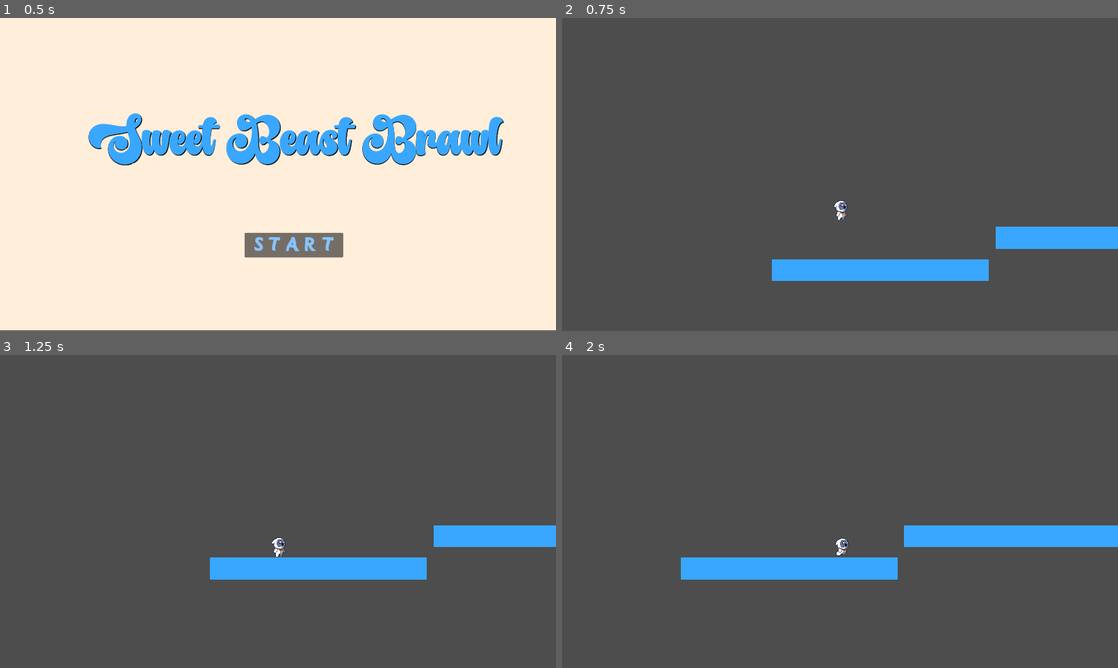
Above: before the commit, frames 1-4 (two rows, left to right).
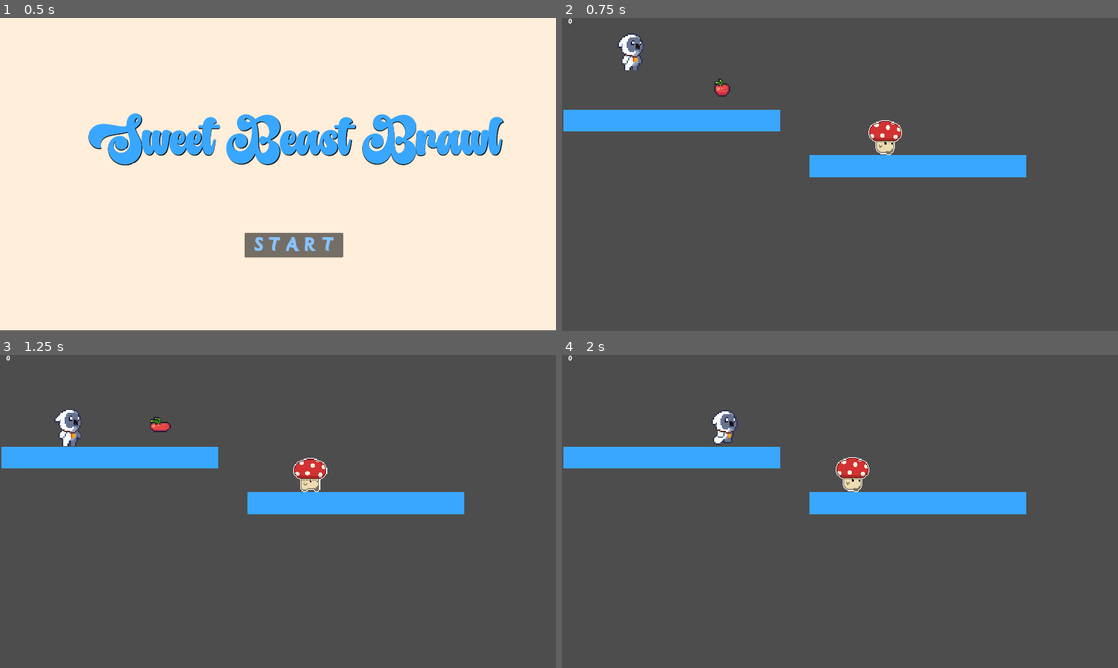
Above: after the commit, the same moments.

Repository: meolimpio/CT2_Platform
Game: Godot game, scene res://Scenes/menu_screen.tscn
The game is run twice, just before and just after one commit, with the same random seed, the same clock (stepped at 60 frames per second) and the same inputs.
Inputs:
- Up to frame 1 (0.5 s): no input
- Up to frame 2 (0.75 s): click "S T A R T" at 0.5 s
- Up to frame 3 (1.25 s): no input
- Up to frame 4 (2 s): hold D (move_right) from 1.28 s (still down); tap Space (jump) at 1.35, 1.52, 1.82 s

Frame 1 is identical in both runs. In frame 2, 11% of the frame differs, in the area x 0-100%, y 0-84%; in frame 3, 11%; in frame 4, 12%, in the area x 0-100%, y 0-72%.

Commit message:
Add enemy

Diff:
--- /dev/null
+++ b/Scenes/apple.tscn
@@ -0,0 +1,148 @@
+[gd_scene load_steps=22 format=3 uid="uid://cjwa5ajs3va3e"]
+
+[ext_resource type="Texture2D" uid="uid://dij0w7spp1pvi" path="res://Assets/Apple/Apple.png" id="1_7ycek"]
+[ext_resource type="Script" path="res://Scripts/apple.gd" id="1_py3kf"]
+
+[sub_resource type="AtlasTexture" id="AtlasTexture_8iyhd"]
+atlas = ExtResource("1_7ycek")
+region = Rect2(0, 0, 32, 32)
+
+[sub_resource type="AtlasTexture" id="AtlasTexture_ycmej"]
+atlas = ExtResource("1_7ycek")
+region = Rect2(32, 0, 32, 32)
+
+[sub_resource type="AtlasTexture" id="AtlasTexture_nvppp"]
+atlas = ExtResource("1_7ycek")
+region = Rect2(64, 0, 32, 32)
+
+[sub_resource type="AtlasTexture" id="AtlasTexture_2kpla"]
+atlas = ExtResource("1_7ycek")
+region = Rect2(96, 0, 32, 32)
+
+[sub_resource type="AtlasTexture" id="AtlasTexture_lvee0"]
+atlas = ExtResource("1_7ycek")
+region = Rect2(128, 0, 32, 32)
+
+[sub_resource type="AtlasTexture" id="AtlasTexture_hhece"]
+atlas = ExtResource("1_7ycek")
+region = Rect2(160, 0, 32, 32)
+
+[sub_resource type="AtlasTexture" id="AtlasTexture_0xenj"]
+atlas = ExtResource("1_7ycek")
+region = Rect2(192, 0, 32, 32)
+
+[sub_resource type="AtlasTexture" id="AtlasTexture_2lpjw"]
+atlas = ExtResource("1_7ycek")
+region = Rect2(224, 0, 32, 32)
+
+[sub_resource type="AtlasTexture" id="AtlasTexture_qal21"]
+atlas = ExtResource("1_7ycek")
+region = Rect2(256, 0, 32, 32)
+
+[sub_resource type="AtlasTexture" id="AtlasTexture_li4ai"]
+atlas = ExtResource("1_7ycek")
+region = Rect2(288, 0, 32, 32)
+
+[sub_resource type="AtlasTexture" id="AtlasTexture_5sqr4"]
+atlas = ExtResource("1_7ycek")
+region = Rect2(320, 0, 32, 32)
+
+[sub_resource type="AtlasTexture" id="AtlasTexture_33ajw"]
+atlas = ExtResource("1_7ycek")
+region = Rect2(352, 0, 32, 32)
+
+[sub_resource type="AtlasTexture" id="AtlasTexture_f3klc"]
+atlas = ExtResource("1_7ycek")
+region = Rect2(384, 0, 32, 32)
+
+[sub_resource type="AtlasTexture" id="AtlasTexture_64vlx"]
+atlas = ExtResource("1_7ycek")
+region = Rect2(416, 0, 32, 32)
+
+[sub_resource type="AtlasTexture" id="AtlasTexture_m4b3j"]
+atlas = ExtResource("1_7ycek")
+region = Rect2(448, 0, 32, 32)
+
+[sub_resource type="AtlasTexture" id="AtlasTexture_nfikf"]
+atlas = ExtResource("1_7ycek")
+region = Rect2(480, 0, 32, 32)
+
+[sub_resource type="AtlasTexture" id="AtlasTexture_kd4ku"]
+atlas = ExtResource("1_7ycek")
+region = Rect2(512, 0, 32, 32)
+
+[sub_resource type="SpriteFrames" id="SpriteFrames_xuuxn"]
+animations = [{
+"frames": [{
+"duration": 1.0,
+"texture": SubResource("AtlasTexture_8iyhd")
+}, {
+"duration": 1.0,
+"texture": SubResource("AtlasTexture_ycmej")
+}, {
+"duration": 1.0,
+"texture": SubResource("AtlasTexture_nvppp")
+}, {
+"duration": 1.0,
+"texture": SubResource("AtlasTexture_2kpla")
+}, {
+"duration": 1.0,
+"texture": SubResource("AtlasTexture_lvee0")
+}, {
+"duration": 1.0,
+"texture": SubResource("AtlasTexture_hhece")
+}, {
+"duration": 1.0,
+"texture": SubResource("AtlasTexture_0xenj")
+}, {
+"duration": 1.0,
+"texture": SubResource("AtlasTexture_2lpjw")
+}, {
+"duration": 1.0,
+"texture": SubResource("AtlasTexture_qal21")
+}, {
+"duration": 1.0,
+"texture": SubResource("AtlasTexture_li4ai")
+}, {
+"duration": 1.0,
+"texture": SubResource("AtlasTexture_5sqr4")
+}, {
+"duration": 1.0,
+"texture": SubResource("AtlasTexture_33ajw")
+}, {
+"duration": 1.0,
+"texture": SubResource("AtlasTexture_f3klc")
+}, {
+"duration": 1.0,
+"texture": SubResource("AtlasTexture_64vlx")
+}, {
+"duration": 1.0,
+"texture": SubResource("AtlasTexture_m4b3j")
+}, {
+"duration": 1.0,
+"texture": SubResource("AtlasTexture_nfikf")
+}, {
+"duration": 1.0,
+"texture": SubResource("AtlasTexture_kd4ku")
+}],
+"loop": true,
+"name": &"default",
+"speed": 20.0
+}]
+
+[sub_resource type="CircleShape2D" id="CircleShape2D_4m06k"]
+
+[node name="Apple" type="Area2D"]
+scale = Vector2(3, 3)
+script = ExtResource("1_py3kf")
+
+[node name="AnimatedSprite2D" type="AnimatedSprite2D" parent="."]
+sprite_frames = SubResource("SpriteFrames_xuuxn")
+autoplay = "default"
+frame_progress = 0.786069
+
+[node name="CollisionShape2D" type="CollisionShape2D" parent="."]
+position = Vector2(0, -1)
+shape = SubResource("CircleShape2D_4m06k")
+
+[connection signal="body_entered" from="." to="." method="_on_body_entered"]
--- /dev/null
+++ b/Scenes/enemy.tscn
@@ -0,0 +1,141 @@
+[gd_scene load_steps=7 format=3 uid="uid://cwguyv3s4jcin"]
+
+[ext_resource type="Texture2D" uid="uid://qk2uyqth0y6u" path="res://Assets/Enemy/cute mushroom walk.png" id="1_1lp56"]
+[ext_resource type="Script" path="res://Scripts/enemy.gd" id="1_bygqa"]
+
+[sub_resource type="CircleShape2D" id="CircleShape2D_5sl54"]
+radius = 42.0476
+
+[sub_resource type="Animation" id="Animation_6hq30"]
+resource_name = "walk"
+length = 0.35
+loop_mode = 1
+tracks/0/type = "value"
+tracks/0/imported = false
+tracks/0/enabled = true
+tracks/0/path = NodePath("texture:texture")
+tracks/0/interp = 1
+tracks/0/loop_wrap = true
+tracks/0/keys = {
+"times": PackedFloat32Array(0),
+"transitions": PackedFloat32Array(1),
+"update": 1,
+"values": [ExtResource("1_1lp56")]
+}
+tracks/1/type = "value"
+tracks/1/imported = false
+tracks/1/enabled = true
+tracks/1/path = NodePath("texture:hframes")
+tracks/1/interp = 1
+tracks/1/loop_wrap = true
+tracks/1/keys = {
+"times": PackedFloat32Array(0),
+"transitions": PackedFloat32Array(1),
+"update": 1,
+"values": [4]
+}
+tracks/2/type = "value"
+tracks/2/imported = false
+tracks/2/enabled = true
+tracks/2/path = NodePath("texture:vframes")
+tracks/2/interp = 1
+tracks/2/loop_wrap = true
+tracks/2/keys = {
+"times": PackedFloat32Array(0),
+"transitions": PackedFloat32Array(1),
+"update": 1,
+"values": [1]
+}
+tracks/3/type = "value"
+tracks/3/imported = false
+tracks/3/enabled = true
+tracks/3/path = NodePath("texture:frame")
+tracks/3/interp = 1
+tracks/3/loop_wrap = true
+tracks/3/keys = {
+"times": PackedFloat32Array(0, 0.1, 0.2, 0.3),
+"transitions": PackedFloat32Array(1, 1, 1, 1),
+"update": 1,
+"values": [0, 1, 2, 3]
+}
+
+[sub_resource type="Animation" id="Animation_7tkfg"]
+length = 0.001
+tracks/0/type = "value"
+tracks/0/imported = false
+tracks/0/enabled = true
+tracks/0/path = NodePath("texture:texture")
+tracks/0/interp = 1
+tracks/0/loop_wrap = true
+tracks/0/keys = {
+"times": PackedFloat32Array(0),
+"transitions": PackedFloat32Array(1),
+"update": 1,
+"values": [ExtResource("1_1lp56")]
+}
+tracks/1/type = "value"
+tracks/1/imported = false
+tracks/1/enabled = true
+tracks/1/path = NodePath("texture:hframes")
+tracks/1/interp = 1
+tracks/1/loop_wrap = true
+tracks/1/keys = {
+"times": PackedFloat32Array(0),
+"transitions": PackedFloat32Array(1),
+"update": 1,
+"values": [4]
+}
+tracks/2/type = "value"
+tracks/2/imported = false
+tracks/2/enabled = true
+tracks/2/path = NodePath("texture:vframes")
+tracks/2/interp = 1
+tracks/2/loop_wrap = true
+tracks/2/keys = {
+"times": PackedFloat32Array(0),
+"transitions": PackedFloat32Array(1),
+"update": 1,
+"values": [1]
+}
+tracks/3/type = "value"
+tracks/3/imported = false
+tracks/3/enabled = true
+tracks/3/path = NodePath("texture:frame")
+tracks/3/interp = 1
+tracks/3/loop_wrap = true
+tracks/3/keys = {
+"times": PackedFloat32Array(0),
+"transitions": PackedFloat32Array(1),
+"update": 1,
+"values": [0]
+}
+
+[sub_resource type="AnimationLibrary" id="AnimationLibrary_s61xy"]
+_data = {
+"RESET": SubResource("Animation_7tkfg"),
+"walk": SubResource("Animation_6hq30")
+}
+
+[node name="Enemy" type="CharacterBody2D"]
+script = ExtResource("1_bygqa")
+
+[node name="texture" type="Sprite2D" parent="."]
+position = Vector2(0, -40)
+scale = Vector2(2, 2)
+texture = ExtResource("1_1lp56")
+hframes = 4
+
+[node name="CollisionShape2D" type="CollisionShape2D" parent="."]
+position = Vector2(-2, -41)
+shape = SubResource("CircleShape2D_5sl54")
+
+[node name="AnimationPlayer" type="AnimationPlayer" parent="."]
+autoplay = "walk"
+speed_scale = 0.5
+libraries = {
+"": SubResource("AnimationLibrary_s61xy")
+}
+
+[node name="ground_check" type="RayCast2D" parent="."]
+position = Vector2(21, -10)
+target_position = Vector2(0, 20)
--- a/Scenes/game.tscn
+++ b/Scenes/game.tscn
@@ -1,6 +1,9 @@
-[gd_scene load_steps=4 format=3 uid="uid://by2qmrxy5l5uf"]
+[gd_scene load_steps=7 format=3 uid="uid://by2qmrxy5l5uf"]
 
 [ext_resource type="PackedScene" uid="uid://b8cm8ptgn3skl" path="res://Scenes/player.tscn" id="1_1i7mh"]
+[ext_resource type="PackedScene" uid="uid://cjwa5ajs3va3e" path="res://Scenes/apple.tscn" id="2_7ug0p"]
+[ext_resource type="FontFile" uid="uid://fmushw6v5lf4" path="res://Assets/Fonts/MANOLETE.ttf" id="3_04biv"]
+[ext_resource type="PackedScene" uid="uid://cwguyv3s4jcin" path="res://Scenes/enemy.tscn" id="4_oxwan"]
 
 [sub_resource type="BoxMesh" id="BoxMesh_yjyc7"]
 size = Vector3(500, 50, 100)
@@ -13,25 +16,50 @@
 [node name="Player" parent="." instance=ExtResource("1_1i7mh")]
 position = Vector2(104, 22)
 
-[node name="Platform" type="StaticBody2D" parent="."]
+[node name="Apple" parent="." instance=ExtResource("2_7ug0p")]
+position = Vector2(369, 166)
 
-[node name="MeshInstance2D" type="MeshInstance2D" parent="Platform"]
+[node name="Platforms" type="Node" parent="."]
+
+[node name="Platform" type="StaticBody2D" parent="Platforms"]
+
+[node name="MeshInstance2D" type="MeshInstance2D" parent="Platforms/Platform"]
 modulate = Color(0.223529, 0.654902, 1, 1)
 position = Vector2(253, 236)
 mesh = SubResource("BoxMesh_yjyc7")
 
-[node name="CollisionShape2D" type="CollisionShape2D" parent="Platform"]
+[node name="CollisionShape2D" type="CollisionShape2D" parent="Platforms/Platform"]
 position = Vector2(252.75, 236)
 shape = SubResource("RectangleShape2D_ayik1")
 
-[node name="Platform2" type="StaticBody2D" parent="."]
-position = Vector2(515, -74)
+[node name="Platform2" type="StaticBody2D" parent="Platforms"]
+position = Vector2(566, 105)
 
-[node name="MeshInstance2D" type="MeshInstance2D" parent="Platform2"]
+[node name="MeshInstance2D" type="MeshInstance2D" parent="Platforms/Platform2"]
 modulate = Color(0.223529, 0.654902, 1, 1)
 position = Vector2(253, 236)
 mesh = SubResource("BoxMesh_yjyc7")
 
-[node name="CollisionShape2D" type="CollisionShape2D" parent="Platform2"]
+[node name="CollisionShape2D" type="CollisionShape2D" parent="Platforms/Platform2"]
 position = Vector2(252.75, 236)
 shape = SubResource("RectangleShape2D_ayik1")
+
+[node name="Enemy" parent="." instance=ExtResource("4_oxwan")]
+position = Vector2(755, 318)
+
+[node name="GUI" type="Control" parent="."]
+layout_mode = 3
+anchors_preset = 0
+offset_right = 187.0
+offset_bottom = 68.0
+
+[node name="Counter" type="Label" parent="GUI"]
+layout_mode = 1
+anchors_preset = -1
+offset_top = -1.0
+offset_right = 40.0
+offset_bottom = 22.0
+theme_override_fonts/font = ExtResource("3_04biv")
+text = "0
+"
+horizontal_alignment = 1
--- a/Scenes/player.tscn
+++ b/Scenes/player.tscn
@@ -1,13 +1,64 @@
 [gd_scene load_steps=11 format=3 uid="uid://b8cm8ptgn3skl"]
 
 [ext_resource type="Script" path="res://Scripts/player.gd" id="1_ct6dj"]
-[ext_resource type="Texture2D" uid="uid://daub1wpxgdvft" path="res://Assets/Textures/Idle.png" id="2_eojr4"]
-[ext_resource type="Texture2D" uid="uid://dhxd4mtukuqad" path="res://Assets/Textures/Jump.png" id="3_34udm"]
-[ext_resource type="Texture2D" uid="uid://4ujdvjwxtmhl" path="res://Assets/Textures/Run.png" id="4_n1ix1"]
+[ext_resource type="Texture2D" uid="uid://daub1wpxgdvft" path="res://Assets/Player/Idle.png" id="2_5nter"]
+[ext_resource type="Texture2D" uid="uid://dhxd4mtukuqad" path="res://Assets/Player/Jump.png" id="3_f0asr"]
+[ext_resource type="Texture2D" uid="uid://4ujdvjwxtmhl" path="res://Assets/Player/Run.png" id="4_26wif"]
 
 [sub_resource type="CapsuleShape2D" id="CapsuleShape2D_7vhvd"]
-radius = 18.0
-height = 46.0
+radius = 30.0
+height = 86.0
+
+[sub_resource type="Animation" id="Animation_wy8dk"]
+length = 0.001
+tracks/0/type = "value"
+tracks/0/imported = false
+tracks/0/enabled = true
+tracks/0/path = NodePath("Sprite2D:frame")
+tracks/0/interp = 1
+tracks/0/loop_wrap = true
+tracks/0/keys = {
+"times": PackedFloat32Array(0),
+"transitions": PackedFloat32Array(1),
+"update": 0,
+"values": [0]
+}
+tracks/1/type = "value"
+tracks/1/imported = false
+tracks/1/enabled = true
+tracks/1/path = NodePath("Sprite2D:vframes")
+tracks/1/interp = 1
+tracks/1/loop_wrap = true
+tracks/1/keys = {
+"times": PackedFloat32Array(0),
+"transitions": PackedFloat32Array(1),
+"update": 0,
+"values": [1]
+}
+tracks/2/type = "value"
+tracks/2/imported = false
+tracks/2/enabled = true
+tracks/2/path = NodePath("Sprite2D:hframes")
+tracks/2/interp = 1
+tracks/2/loop_wrap = true
+tracks/2/keys = {
+"times": PackedFloat32Array(0),
+"transitions": PackedFloat32Array(1),
+"update": 0,
+"values": [4]
+}
+tracks/3/type = "value"
+tracks/3/imported = false
+tracks/3/enabled = true
+tracks/3/path = NodePath("Sprite2D:texture")
+tracks/3/interp = 1
+tracks/3/loop_wrap = true
+tracks/3/keys = {
+"times": PackedFloat32Array(0),
+"transitions": PackedFloat32Array(1),
+"update": 0,
+"values": [ExtResource("2_5nter")]
+}
 
 [sub_resource type="Animation" id="Animation_m6r36"]
 resource_name = "idle"
@@ -58,58 +109,7 @@
 "times": PackedFloat32Array(0),
 "transitions": PackedFloat32Array(1),
 "update": 0,
-"values": [ExtResource("2_eojr4")]
-}
-
-[sub_resource type="Animation" id="Animation_wy8dk"]
-length = 0.001
-tracks/0/type = "value"
-tracks/0/imported = false
-tracks/0/enabled = true
-tracks/0/path = NodePath("Sprite2D:frame")
-tracks/0/interp = 1
-tracks/0/loop_wrap = true
-tracks/0/keys = {
-"times": PackedFloat32Array(0),
-"transitions": PackedFloat32Array(1),
-"update": 0,
-"values": [0]
-}
-tracks/1/type = "value"
-tracks/1/imported = false
-tracks/1/enabled = true
-tracks/1/path = NodePath("Sprite2D:vframes")
-tracks/1/interp = 1
-tracks/1/loop_wrap = true
-tracks/1/keys = {
-"times": PackedFloat32Array(0),
-"transitions": PackedFloat32Array(1),
-"update": 0,
-"values": [1]
-}
-tracks/2/type = "value"
-tracks/2/imported = false
-tracks/2/enabled = true
-tracks/2/path = NodePath("Sprite2D:hframes")
-tracks/2/interp = 1
-tracks/2/loop_wrap = true
-tracks/2/keys = {
-"times": PackedFloat32Array(0),
-"transitions": PackedFloat32Array(1),
-"update": 0,
-"values": [4]
-}
-tracks/3/type = "value"
-tracks/3/imported = false
-tracks/3/enabled = true
-tracks/3/path = NodePath("Sprite2D:texture")
-tracks/3/interp = 1
-tracks/3/loop_wrap = true
-tracks/3/keys = {
-"times": PackedFloat32Array(0),
-"transitions": PackedFloat32Array(1),
-"update": 0,
-"values": [ExtResource("2_eojr4")]
+"values": [ExtResource("2_5nter")]
 }
 
 [sub_resource type="Animation" id="Animation_khfie"]
@@ -126,7 +126,7 @@
 "times": PackedFloat32Array(0),
 "transitions": PackedFloat32Array(1),
 "update": 1,
-"values": [ExtResource("3_34udm")]
+"values": [ExtResource("3_f0asr")]
 }
 tracks/1/type = "value"
 tracks/1/imported = false
@@ -179,7 +179,7 @@
 "times": PackedFloat32Array(0),
 "transitions": PackedFloat32Array(1),
 "update": 1,
-"values": [ExtResource("4_n1ix1")]
+"values": [ExtResource("4_26wif")]
 }
 tracks/1/type = "value"
 tracks/1/imported = false
@@ -232,17 +232,14 @@
 jump_force = 500
 
 [node name="Sprite2D" type="Sprite2D" parent="."]
-position = Vector2(61, 44)
-scale = Vector2(1.59375, 1.6875)
-texture = ExtResource("2_eojr4")
+position = Vector2(60, 20)
+scale = Vector2(3, 3.177)
+texture = ExtResource("2_5nter")
 hframes = 4
 
 [node name="CollisionShape2D" type="CollisionShape2D" parent="."]
-position = Vector2(58, 50)
+position = Vector2(56, 29)
 shape = SubResource("CapsuleShape2D_7vhvd")
-
-[node name="Camera2D" type="Camera2D" parent="."]
-position = Vector2(56, -33)
 
 [node name="AnimationPlayer" type="AnimationPlayer" parent="."]
 autoplay = "idle"
--- /dev/null
+++ b/Scripts/apple.gd
@@ -0,0 +1,6 @@
+extends Area2D
+
+signal coinCollected
+
+func _on_body_entered(body):
+	queue_free()
--- /dev/null
+++ b/Scripts/enemy.gd
@@ -0,0 +1,29 @@
+extends CharacterBody2D
+
+var speed = -60.0
+var facing_right = true
+
+@onready var ground_check = $ground_check as RayCast2D
+
+# Get the gravity from the project settings to be synced with RigidBody nodes.
+var gravity = ProjectSettings.get_setting("physics/2d/default_gravity")
+
+func _physics_process(delta):
+	# Add the gravity.
+	if not is_on_floor():
+		velocity.y += gravity * delta
+
+	if !ground_check.is_colliding() && is_on_floor():
+		flip()
+
+	velocity.x = speed
+	move_and_slide()
+
+func flip():
+	facing_right = !facing_right
+	scale.x = abs(scale.x) * -1
+
+	if facing_right:
+		speed = abs(speed)
+	else:
+		speed = abs(speed) * -1
--- a/Scripts/player.gd
+++ b/Scripts/player.gd
@@ -3,6 +3,7 @@
 @export var speed = 300
 @export var gravity = 30
 @export var jump_force = 300
+const number_of_jumps = 2
 
 @onready var ap = $AnimationPlayer
 @onready var sprite = $Sprite2D
@@ -26,6 +27,8 @@
 
 	update_animations(horizontal_direction)
 
+	respawn()
+
 func update_animations(horizontal_direction):
 	if is_on_floor():
 		if horizontal_direction == 0:
@@ -35,3 +38,7 @@
 	else:
 		if velocity.y < 0:
 			ap.play("jump")
+
+func respawn():
+	if Input.is_action_just_pressed("respawn"):
+		get_tree().reload_current_scene()
--- a/project.godot
+++ b/project.godot
@@ -13,6 +13,7 @@
 config/name="CT2 Platform"
 run/main_scene="res://Scenes/menu_screen.tscn"
 config/features=PackedStringArray("4.1", "Forward Plus")
+boot_splash/bg_color=Color(0.141176, 0.141176, 0.141176, 1)
 config/icon="res://icon.svg"
 
 [display]
@@ -42,6 +43,11 @@
 "events": [Object(InputEventKey,"resource_local_to_scene":false,"resource_name":"","device":-1,"window_id":0,"alt_pressed":false,"shift_pressed":false,"ctrl_pressed":false,"meta_pressed":false,"pressed":false,"keycode":0,"physical_keycode":32,"key_label":0,"unicode":32,"echo":false,"script":null)
 ]
 }
+respawn={
+"deadzone": 0.5,
+"events": [Object(InputEventKey,"resource_local_to_scene":false,"resource_name":"","device":-1,"window_id":0,"alt_pressed":false,"shift_pressed":false,"ctrl_pressed":false,"meta_pressed":false,"pressed":false,"keycode":0,"physical_keycode":4194306,"key_label":0,"unicode":0,"echo":false,"script":null)
+]
+}
 
 [rendering]
 
Binary file added: Assets/Apple/Apple.png
Not shown, changed: Assets/Apple/Apple.png.import
Binary file added: Assets/Enemy/cute mushroom idle.png
Not shown, added: Assets/Enemy/cute mushroom idle.png.import
Binary file added: Assets/Enemy/cute mushroom walk.png
Not shown, added: Assets/Enemy/cute mushroom walk.png.import
Binary file added: Assets/Player/Idle.png
Not shown, added: Assets/Player/Idle.png.import
Binary file added: Assets/Player/Jump.png
Not shown, added: Assets/Player/Jump.png.import
Binary file added: Assets/Player/Run.png
Not shown, added: Assets/Player/Run.png.import
(and 2 more such lines)
